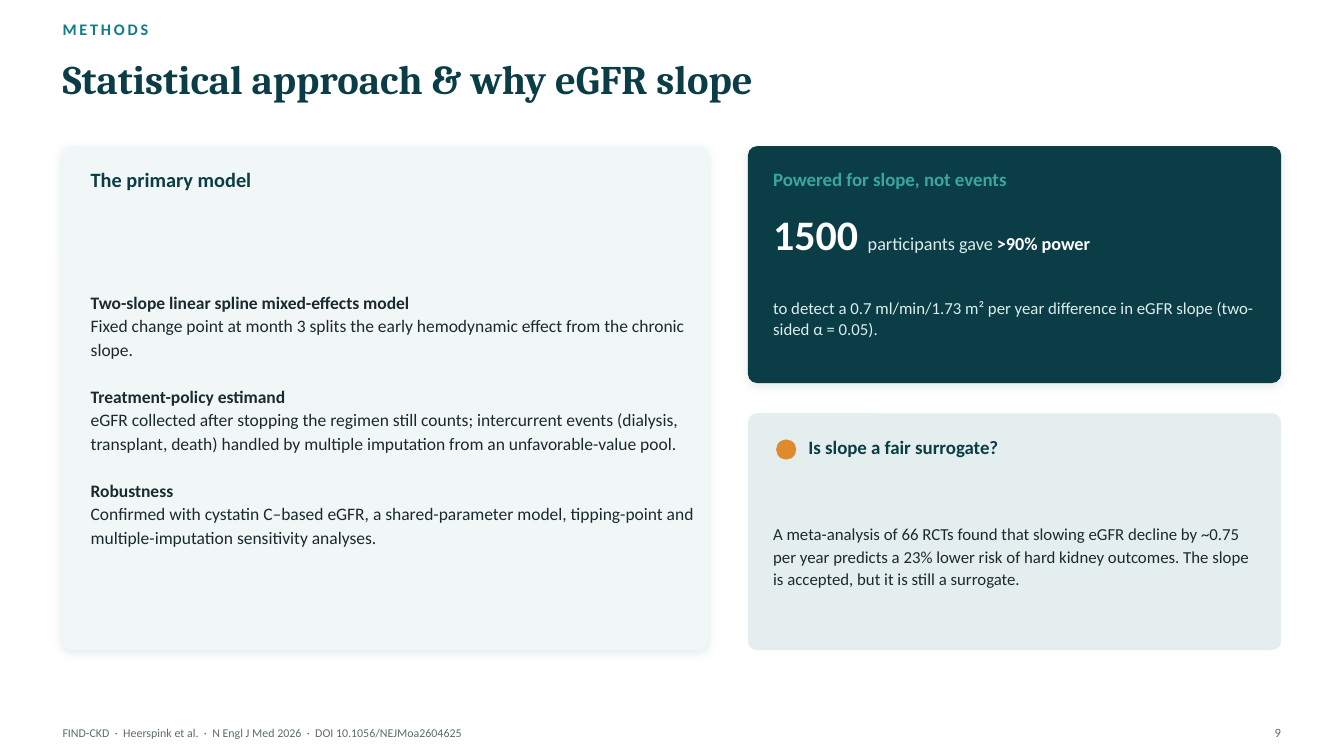
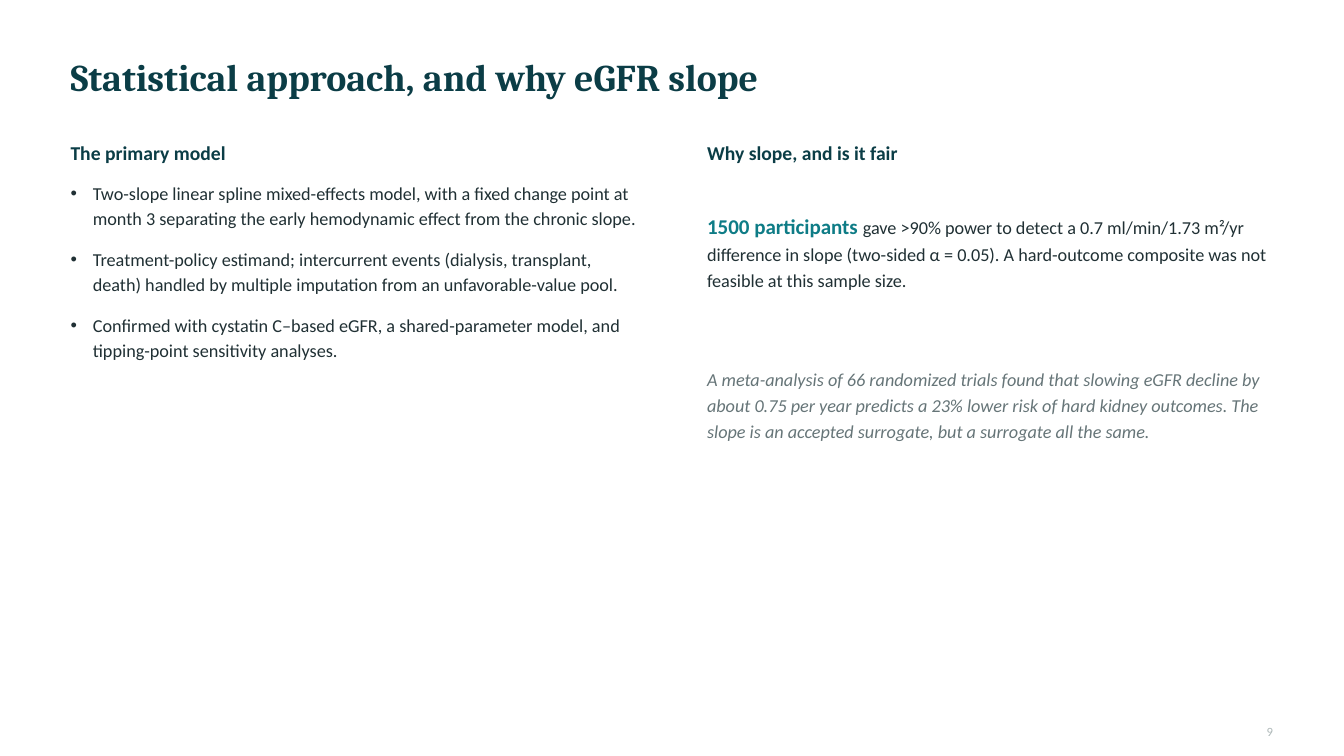
Before and after one commit to azbargarawan-sudo/clickwriting-landing, a slide deck: slide 9 of FIND-CKD.pptx. Drawn at 1344x756 pixels with LibreOffice and Linux fonts; fonts in the diff are those of the drawing. Boxes give left, top, right and bottom in pixels: in the first picture for what was removed or moved away, otherwise in the second. Text is boxed around its words. In the diff, an @@ line names an element or a change of style, - is before the commit and + after.

```diff
--- a/FIND-CKD.pptx
+++ b/FIND-CKD.pptx
@@ text removed at (63,24,149,35) @@
-METHODS
@@ text at (71,64,758,100): text changed; size 29 to 27 pt @@
-Statistical approach & why eGFR slope
+Statistical approach, and why eGFR slope
@@ rounded rectangle removed at (63,146,708,650) @@
@@ text "The primary model": place and size @@
-text "The primary model" at (91,172,252,191)
+text "The primary model" at (71,146,226,163)
@@ text "The primary model" at (71,146,226,163): size 14.5 to 14 pt @@
@@ text added at (707,146,897,163), 14 pt, text #0B3D46, bold @@
+Why slope, and is it fair
@@ rounded rectangle removed at (748,146,1281,383) @@
@@ text "Two-slope linear spline mixed-effects model, ..." at (93,187,636,360): vertical alignment middle to top @@
@@ text removed at (773,173,1007,189) @@
-Powered for slope, not events
@@ text at (93,187,636,360): text changed; size 12.5 to 13 pt; text colour #1B2A2E to #203034 @@
-Two-slope linear spline mixed-effects model
-Fixed change point at month 3 splits the early hemodynamic effect from the chronic slope.
-Treatment-policy estimand
-eGFR collected after stopping the regimen still counts; intercurrent events (dialysis, transplant, death) handled by multiple imputation from an unfavorable-value pool.
-Robustness
-Confirmed with cystatin C–based eGFR, a shared-parameter model, tipping-point and multiple-imputation sensitivity analyses.
+• Two-slope linear spline mixed-effects model, with a fixed change point at month 3 separating the early hemodynamic effect from the chronic slope.
+• Treatment-policy estimand; intercurrent events (dialysis, transplant, death) handled by multiple imputation from an unfavorable-value pool.
+• Confirmed with cystatin C–based eGFR, a shared-parameter model, and tipping-point sensitivity analyses.
@@ text at (707,219,1266,290): text changed; size 12 to 13 pt; text colour #DDECEC to #203034 @@
-to detect a 0.7 ml/min/1.73 m² per year difference in eGFR slope (two-sided α = 0.05).
+1500 participants gave >90% power to detect a 0.7 ml/min/1.73 m²/yr difference in slope (two-sided α = 0.05). A hard-outcome composite was not feasible at this sample size.
@@ text removed at (773,222,1090,253) @@
-1500 participants gave >90% power
@@ text at (707,373,1259,441): text changed; size 12 to 13 pt; text colour #1B2A2E to #667578; italic on @@
-A meta-analysis of 66 RCTs found that slowing eGFR decline by ~0.75 per year predicts a 23% lower risk of hard kidney outcomes. The slope is accepted, but it is still a surrogate.
+A meta-analysis of 66 randomized trials found that slowing eGFR decline by about 0.75 per year predicts a 23% lower risk of hard kidney outcomes. The slope is an accepted surrogate, but a surrogate all the same.
@@ rounded rectangle removed at (748,413,1281,650) @@
@@ ellipse removed at (776,440,797,460) @@
@@ text removed at (808,440,998,457) @@
-Is slope a fair surrogate?
@@ text removed at (63,728,462,739) @@
-FIND-CKD · Heerspink et al. · N Engl J Med 2026 · DOI 10.1056/NEJMoa2604625
@@ text "9": place and size @@
-text "9" at (1275,729,1281,737)
+text "9" at (1267,728,1273,736)
@@ text "9" at (1267,728,1273,736): text colour #5C6B70 to #AEB8B8 @@
```
Also in this commit, not shown: 16 other slides changed.
